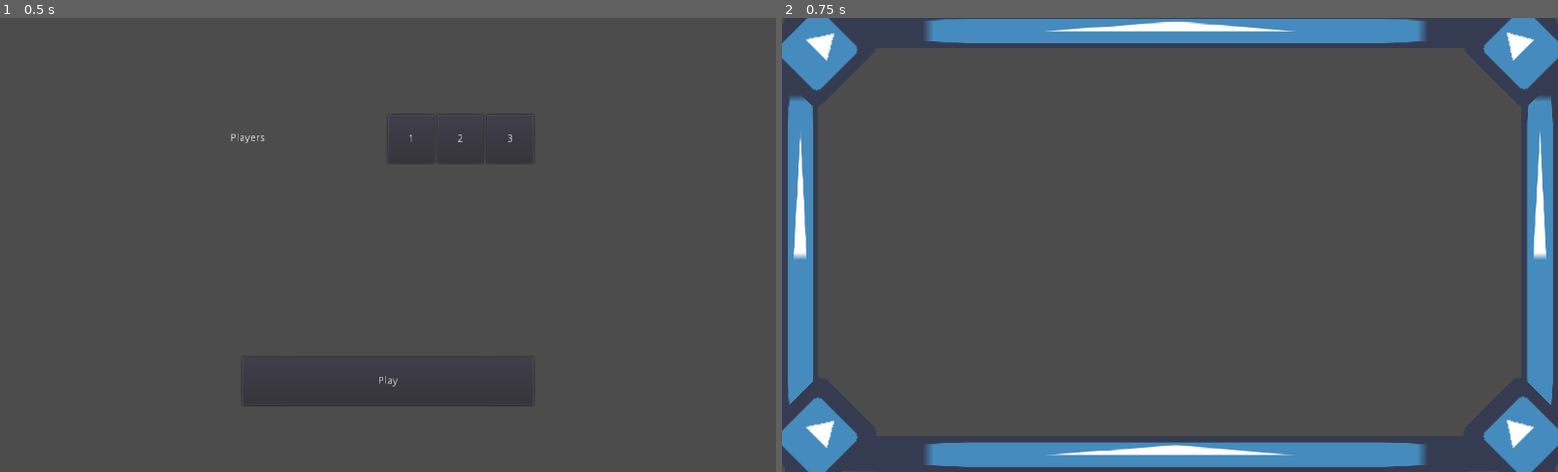
Above: before the commit, frames 1-2 (left to right).
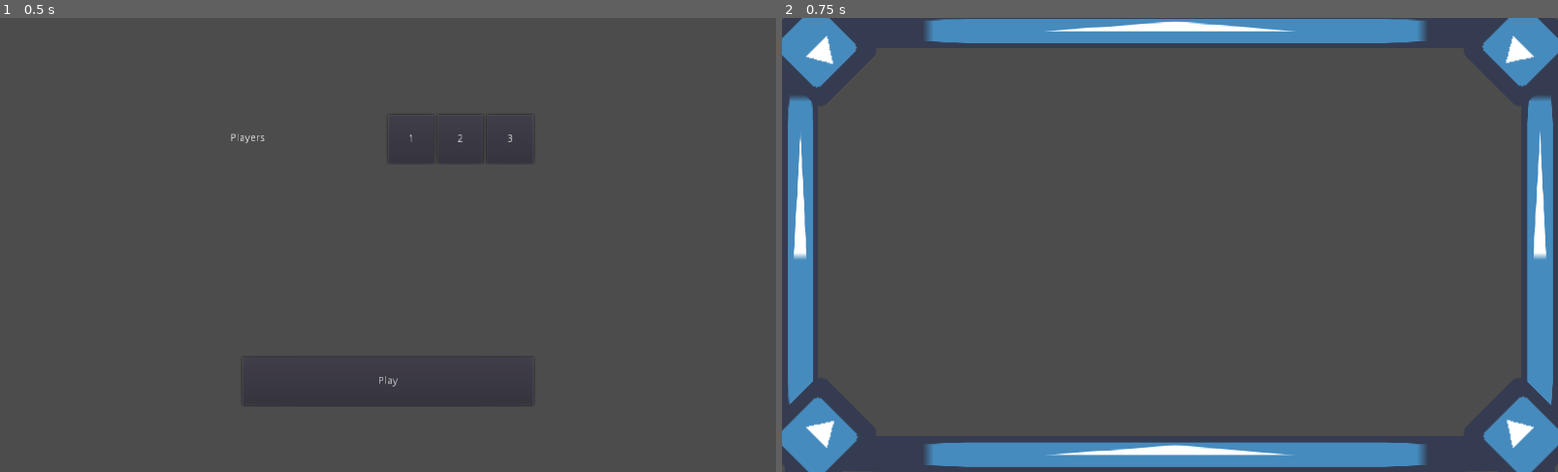
Above: after the commit, the same moments.

Repository: Ev01/PogoArena
Game: Godot game, scene res://Main.tscn
Two runs of this game, one before a commit and one after it. Both use one fixed random seed, a clock stepped at 60 frames per second and the inputs below. The engine's default icon, where the game draws it, is replaced by a stand-in: a white triangle on a blue panel in a dark square.
Inputs:
- Up to frame 1 (0.5 s): no input
- Up to frame 2 (0.75 s): click "Play" at 0.5 s

Frame 1 is identical in both runs. In frame 2, 0.5% of the frame differs, in the area x 0-100%, y 0-20%.
Error in both runs: Invalid operands 'Nil' and 'int' in operator '>='. (res://World.gd:27)

Commit message:
Godot icons face in

Diff:
--- a/World.tscn
+++ b/World.tscn
@@ -97,7 +97,7 @@
 
 [node name="StaticBody2D4" type="StaticBody2D" parent="."]
 position = Vector2( 976, 40 )
-rotation = -1.57079
+rotation = -3.14159
 
 [node name="Sprite" type="Sprite" parent="StaticBody2D4"]
 rotation = 0.785397
@@ -111,7 +111,7 @@
 
 [node name="StaticBody2D5" type="StaticBody2D" parent="."]
 position = Vector2( 48, 40 )
-rotation = -6.28318
+rotation = -4.71239
 
 [node name="Sprite" type="Sprite" parent="StaticBody2D5"]
 rotation = 0.785397
